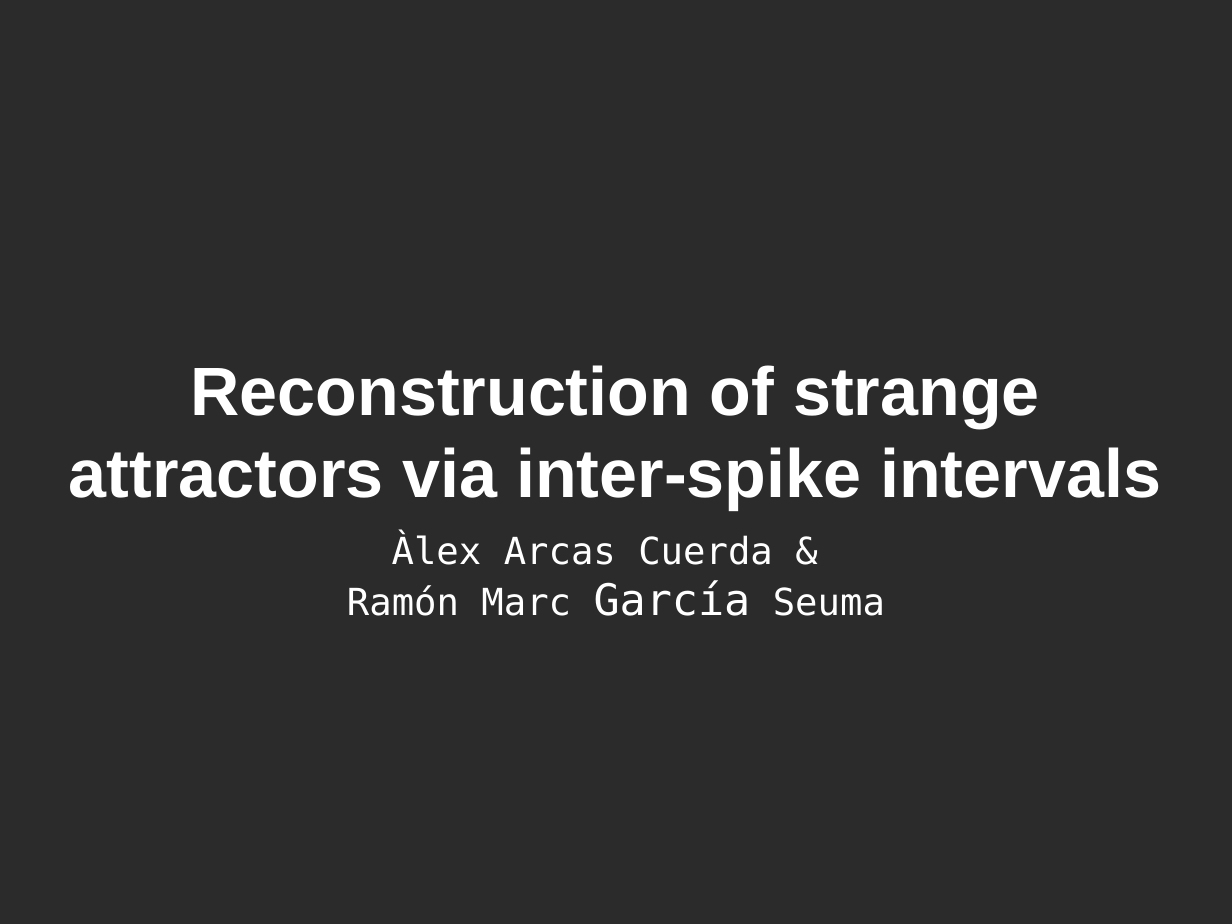
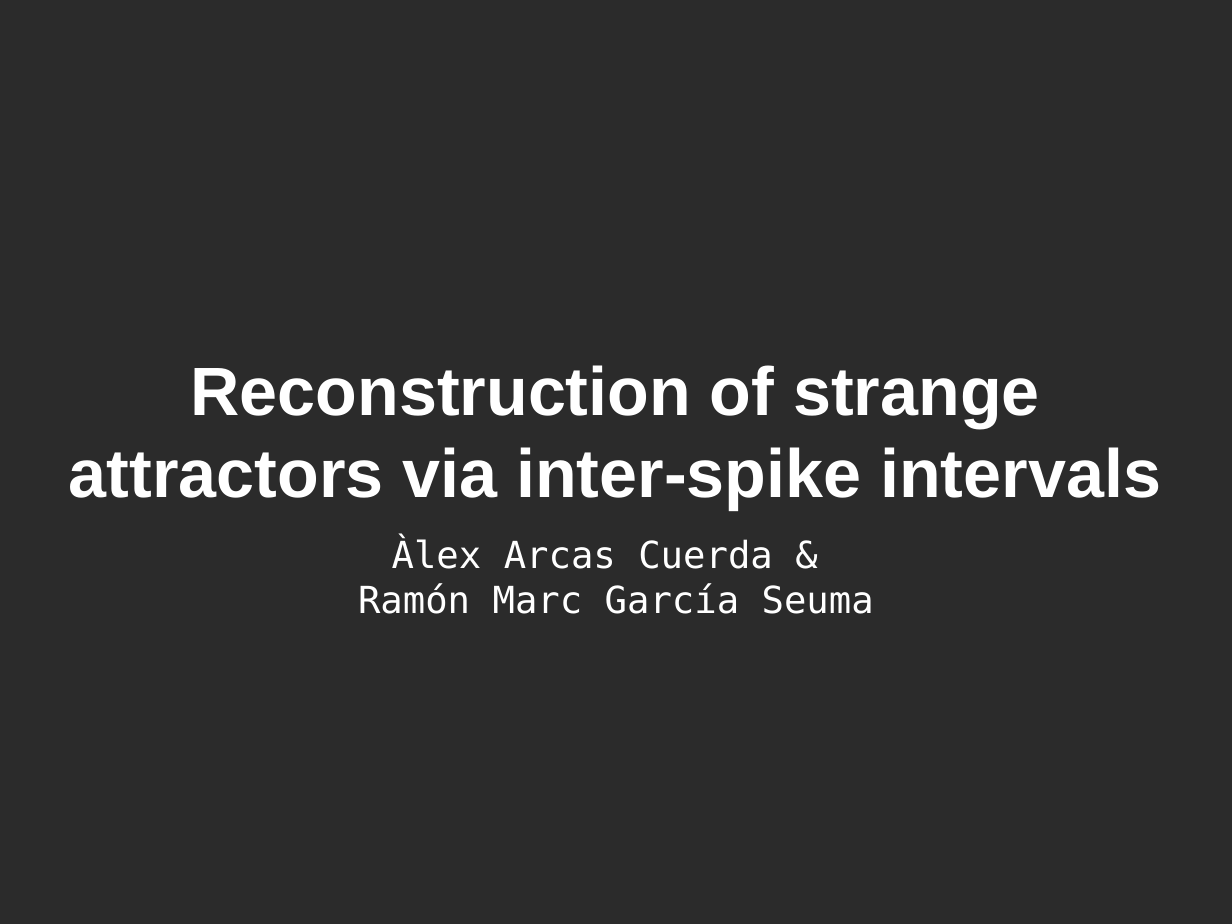
Before and after one commit to aarcascuerda/Reconstruction-of-dynamical-systems-from-ISIs, a slide deck: slide 1 of presentation/presentation.odp. Drawn at 1232x924 pixels with LibreOffice and Linux fonts; fonts in the diff are those of the drawing; background and template pictures are left out; a plain dark background stands for a picture behind light text. Boxes give left, top, right and bottom in pixels: in the first picture for what was removed or moved away, otherwise in the second. Text is boxed around its words. In the diff, an @@ line names an element or a change of style, - is before the commit and + after.

```diff
--- a/presentation/presentation.odp
+++ b/presentation/presentation.odp
@@ subtitle at (358, 583, 874, 614): size 28 to 24 pt in "García" @@
```
Also in this commit, not shown: 3 other slides changed, 1 slide added, 2 slides removed, 2 other files.
